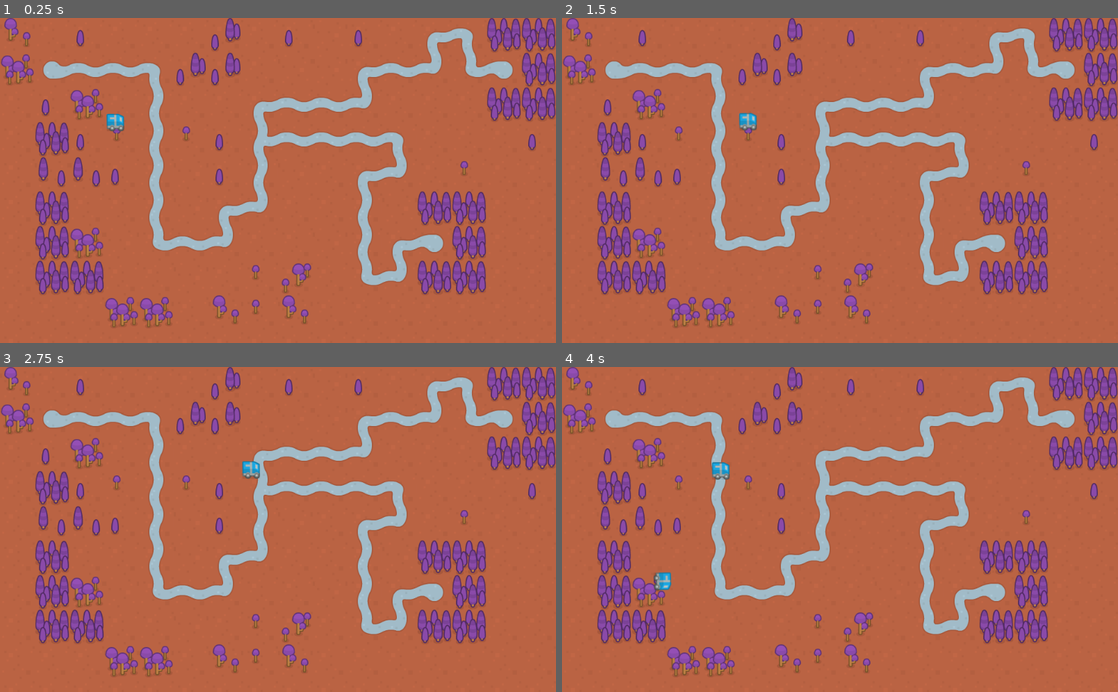
Above: before the commit, frames 1-4 (two rows, left to right).
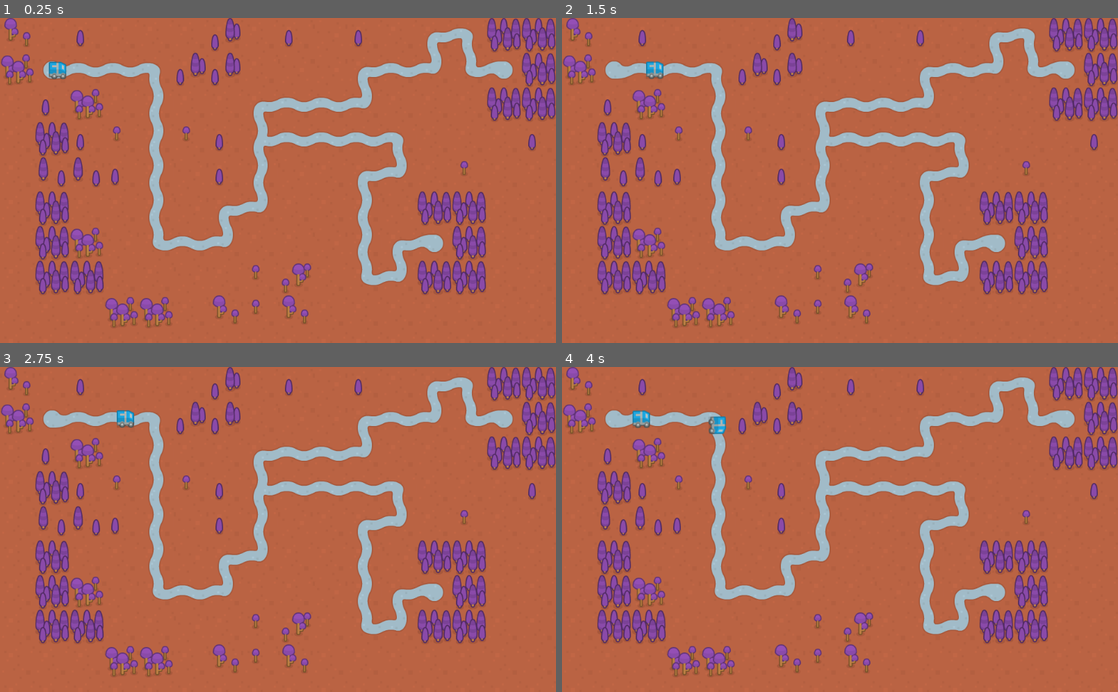
Above: after the commit, the same moments.

Repository: smithmd/GodotTD
Game: Godot game, scene res://Main.tscn
Same seed, same stepped clock (60 frames per second), same inputs: the game is played once before the commit and once after it.
Inputs:
- Up to frame 1 (0.25 s): no input
- Up to frame 2 (1.5 s): no input
- Up to frame 3 (2.75 s): no input
- Up to frame 4 (4 s): no input

The runs differ from the first frame. In frame 1, 0.3% of the frame differs, in the area x 8-23%, y 13-35%; in frame 2, 0.3%; in frame 3, 0.3%; in frame 4, 0.6%, in the area x 12-31%, y 13-69%.

Commit message:
Update Main.gd
Don't set position

Diff:
--- a/Main.gd
+++ b/Main.gd
@@ -15,7 +15,6 @@
 
 	for enemy in enemies:
 		enemy.get_parent().set_offset(enemy.get_parent().get_offset() + 5)
-		enemy.position = enemy.get_parent().global_position
 
 func _on_Spawn_timeout():
 	print("enemy count: ", enemies.size())
@@ -38,4 +37,3 @@
 	enemy.set_path_follow(pf)
 	enemies.append(enemy)
 	pf.add_child(enemy)
-	enemy.position = pf.global_position
